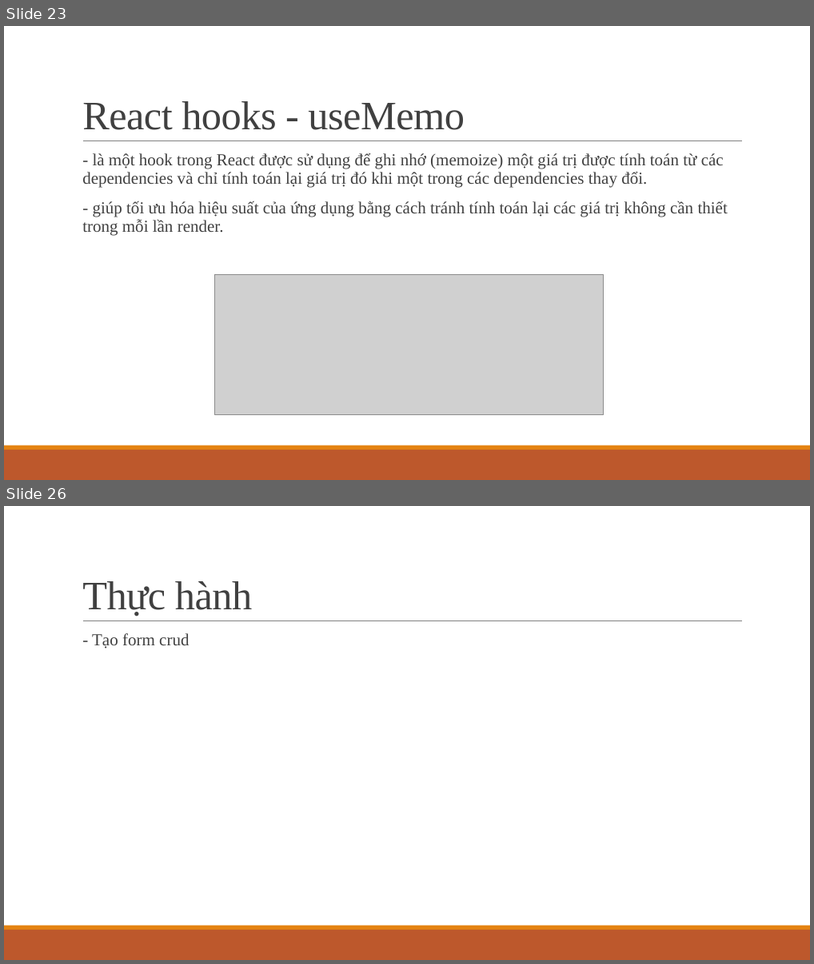
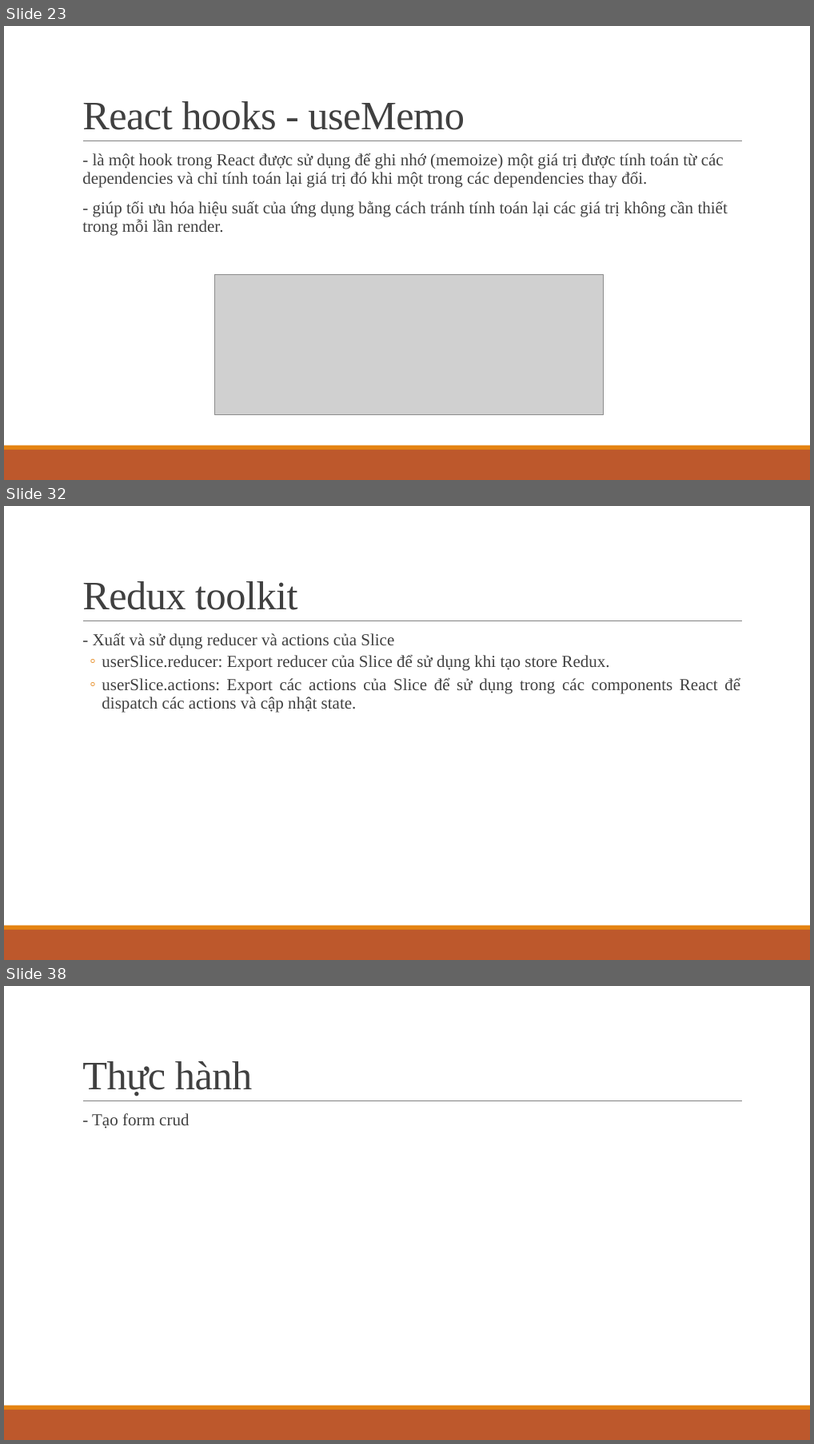
Before and after one commit to ddinhftieens/tranning-react, a slide deck: react_ts.pptx. Shown one above the other, each under a label of ours: slides 23 and 26 before the commit, slides 23, 32 and 38 after it; the slides between them are not shown. The pictures are 814x964 and 814x1444 pixels, drawn with LibreOffice and Linux fonts; fonts in the diff are those of the drawing; grey boxes stand for pictures. Boxes give left, top, right and bottom in pixels: in the first picture for what was removed or moved away, otherwise in the second. Text is boxed around its words. In the diff, an @@ line names an element or a change of style, - is before the commit and + after.

```diff
--- a/react_ts.pptx
+++ b/react_ts.pptx
@@ slide 32 added at box(4, 506, 810, 960), background #FFFFFF; not listed: 3 template elements that a slide beside it also shows @@
@@ title added at box(82, 581, 298, 610), 48 pt, text #404040 @@
+Redux toolkit
@@ text added at box(93, 633, 741, 712), 20 pt, text #404040 @@
+  - Xuất và sử dụng reducer và actions của Slice
+  ◦ userSlice.reducer: Export reducer của Slice để sử dụng khi tạo store Redux.
+  ◦ userSlice.actions: Export các actions của Slice để sử dụng trong các components React để dispatch các actions và cập nhật state.
@@ what was slide 26 is now slide 38 @@
```
Also in this commit, not shown: 1 slide changed, 12 other slides added, 1 slide removed.
